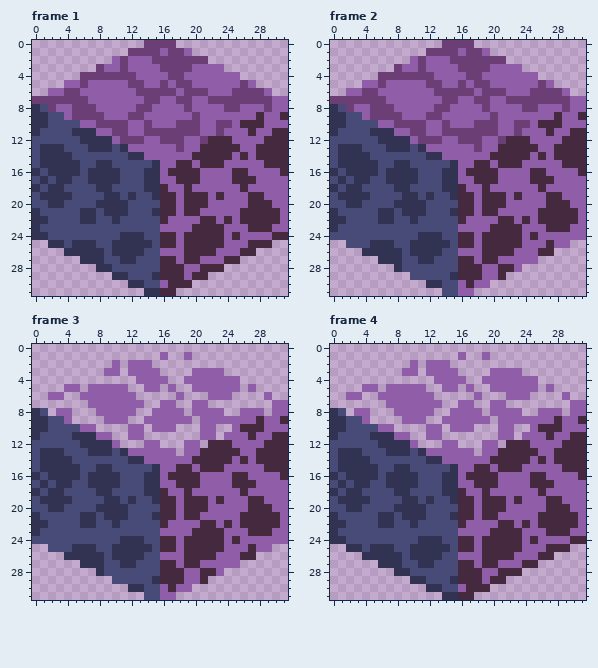
One commit to this pixel-art file: Assets/Art/Stone/S_Wall_Stone_Dream_Cube.aseprite. Above is the file before it was changed.
32x32 pixels, 4 frames. Shown: frame 1, frame 2, frame 3, frame 4.
After:
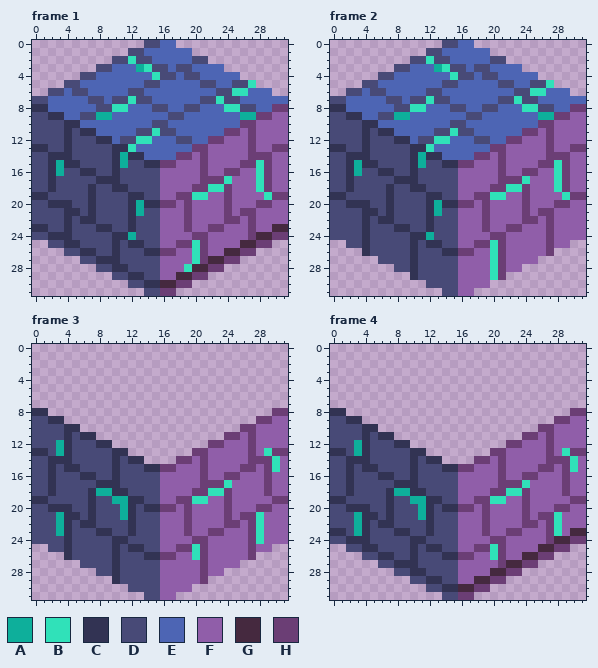
Palette (. is transparent): A #0eaf9b  B #30e1b9  C #323353  D #484a77  E #4d65b4  F #905ea9  G #45293f  H #6b3e75
What changed:
layer "Layer 2" now hidden
layer "Layer 3" added
Changed rows in their new state; - is an unchanged pixel.
Frame 1, layer "Layer 3":
first column x 0:
 0 --------------DDEE--------------
 1 ------------DDEEEEEE------------
 2 ----------DDBDDEEEEEDD----------
 3 --------DDEEEABDDEDDEEEE--------
 4 ------DDEEEEEEEBDDEDDEEEEE------
 5 ----DDEEEEEEEEDDEEEEEDDEEDDB----
 6 --DDEDDEEEEEDDEEEEEEEEEDDBBEEE--
 7 DDEEEEEDDEDDBDDEEEEEEDDBDDEEEEEE
 8 -CEEEEEEDDBBEEEDDEEDDEEEBBDDEEHH
 9 DDCCEEDDAAEEEEEEEDDEEEEEEEAAHH-F
10 DD--CCEEEEEEEEEDDEEEEEEEEEHHF---
11 D---CD--EEEEEDDBDDEEEEEEHH-H--FF
12 ----C-DD--EDDBBEEEDDEEHHF--H-FFF
13 C-DDC--DDDC-BEEEEEEEHHFFFF-HFFHH
14 -D--------CA--EEEEHHFHFFF-FHHHFF
15 -D-A----DDCA--C-HHFF-HFF--HHBHFF
16 D--ADDC-DD----DD-FFFFH--HHF-BH-F
17 -DCDD--D------DD--FFFHHHBFFFBH--
18 D--D---CDDCC--DDF--FHHBBH-F-BH--
19 C-DDD--C-DD--C-DFFHHBB-FH--FFBHH
20 ----C--CDDDDCACCHH-HFF--H--FHH--
21 D---CCD--DDDCA-DFF-HF---H-HHFFF-
22 DD--C-----D-C---F--H-FF-HHFHFFF-
23 -C--C---CC--C------HFFHH---HFFGG
24 DDCCC-----C-AD--FF-FHHFF-F-HGGHH
25 --DDC-DD---D--D-FFHHBHFF--G-HH--
26 ----DD--D--DDDCCHH-FBHF-GGHH----
27 ------DD-CCDD---FF-FBHGGHH------
28 --------DDCC----FFFBG-HH--------
29 ----------DDCC-DFF-GHH----------
30 ------------DDCCG-HH------------
31 --------------DDHH--------------
Frame 2, layer "Layer 3":
first column x 0:
 0 --------------DDEE--------------
 1 ------------DDEEEEEE------------
 2 ----------DDBDDEEEEEDD----------
 3 --------DDEEEABDDEDDEEEE--------
 4 ------DDEEEEEEEBDDEDDEEEEE------
 5 ----DDEEEEEEEEDDEEEEEDDEEDDB----
 6 --DDEDDEEEEEDDEEEEEEEEEDDBBEEE--
 7 DDEEEEEDDEDDBDDEEEEEEDDBDDEEEEEE
 8 -CEEEEEEDDBBEEEDDEEDDEEEBBDDEEHH
 9 DDCCEEDDAAEEEEEEEDDEEEEEEEAAHH-F
10 DD--CCEEEEEEEEEDDEEEEEEEEEHHF---
11 D---CD--EEEEEDDBDDEEEEEEHH-H--FF
12 ----C-DD--EDDBBEEEDDEEHHF--H-FFF
13 C-DDC--DDDC-BEEEEEEEHHFFFF-HFFHH
14 -D--------CA--EEEEHHFHFFF-FHHHFF
15 -D-A----DDCA--C-HHFF-HFF--HHBHFF
16 D--ADDC-DD----DD-FFFFH--HHF-BH-F
17 -DCDD--D------DD--FFFHHHBFFFBH--
18 D--D---CDDCC--DDF--FHHBBH-F-BH--
19 C-DDD--C-DD--C-DFFHHBB-FH--FFBHH
20 ----C--CDDDDCACCHH-HFF--H--FHH--
21 D---CCD--DDDCA-DFF-HF---H-HHFFF-
22 DD--C-----D-C---F--H-FF-HHFHFFF-
23 D---C---CC--C------HFFHH---HFF--
24 ----C-----C-AD--FF-FHHFF-F-H----
25 ----CDDD---D--D-FFHHBHFF---H----
26 -----DDDD--DDDCCHH-FBHF---FH----
27 ------DDD-CDD---FF-FBH----------
28 --------D-C-----FFF-BHF---------
29 ----------C----DFFF-BH----------
30 ------------DD---F--------------
Frame 3:
first column x 0:
 1 ----------------.--.------------
 2 ----------.-...-----------------
 3 ---------..-....----....--------
 4 -------------....--.......------
 5 ----..-.....--..-.--......-.----
 6 --..--.......-----.---...----.--
 7 -------.......--..--..--------..
 8 -C-..---.....--....-....--...-HH
 9 DDCC.----...--......-.......HH-F
10 DD--CC..----..-...---..--.HHF---
11 D---CD--..--..-------..-HH-H--FF
12 ---AC-DD--.---..---..-HHF--H-FFF
13 C-DAC--DDDC-......-.HHFFFF-HFBHH
14 -D--------C---....HHFHFFF-FHHHBF
15 -D-D----DDC---C-HHFF-HFF--HH-HBF
16 D--DDDC-DD----DD-FFFFH--HHF--H-F
17 -DCDD--D------DD--FFFHHHBFFF-H--
18 D--D---CAACC--DDF--FHHBBH-F--H--
19 C-DDD--C-DAA-C-DFFHHBB-FH--FF-HH
20 ----C--CDDDAC-CCHH-HFF--H--FHH--
21 D--ACCD--DDAC--DFF-HF---H-HHBFF-
22 DD-AC-----D-C---F--H-FF-HHFHBFF-
23 D--AC---CC--C------HFFHH---HBF--
24 ----C-----C-DD--FF-FHHFF-F-HB---
25 ----CDDD---D--D-FFHHBHFF---H----
26 -----DDDD--DDDCCHH-FBHF---FH----
27 ------DDD-CDD---FF-FFH----------
28 --------D-C-----FFF--HF---------
29 ----------C----DFFF--H----------
30 ------------DD---F--------------
Frame 4:
first column x 0:
 1 ----------------.--.------------
 2 ----------.-...-----------------
 3 ---------..-....----....--------
 4 -------------....--.......------
 5 ----..-.....--..-.--......-.----
 6 --..--.......-----.---...----.--
 7 -------.......--..--..--------..
 8 -C-..---.....--....-....--...-HH
 9 DDCC.----...--......-.......HH-F
10 DD--CC..----..-...---..--.HHF---
11 D---CD--..--..-------..-HH-H--FF
12 ---AC-DD--.---..---..-HHF--H-FFF
13 C-DAC--DDDC-......-.HHFFFF-HFBHH
14 -D--------C---....HHFHFFF-FHHHBF
15 -D-D----DDC---C-HHFF-HFF--HH-HBF
16 D--DDDC-DD----DD-FFFFH--HHF--H-F
17 -DCDD--D------DD--FFFHHHBFFF-H--
18 D--D---CAACC--DDF--FHHBBH-F--H--
19 C-DDD--C-DAA-C-DFFHHBB-FH--FF-HH
20 ----C--CDDDAC-CCHH-HFF--H--FHH--
21 D--ACCD--DDAC--DFF-HF---H-HHBFF-
22 DD-AC-----D-C---F--H-FF-HHFHBFF-
23 -C-AC---CC--C------HFFHH---HBFGG
24 DDCCC-----C-DD--FF-FHHFF-F-HGGHH
25 --DDC-DD---D--D-FFHHBHFF--G-HH--
26 ----DD--D--DDDCCHH-FBHF-GGHH----
27 ------DD-CCDD---FF-FFHGGHH------
28 --------DDCC----FFF-G-HH--------
29 ----------DDCC-DFF-GHH----------
30 ------------DDCCG-HH------------
31 --------------DDHH--------------
Pixel boxes of the changes (left, top, right, bottom) in both pictures:
changed: (32, 40, 288, 296)
changed: (330, 40, 586, 288)
changed: (32, 352, 288, 592)
changed: (330, 352, 586, 600)
